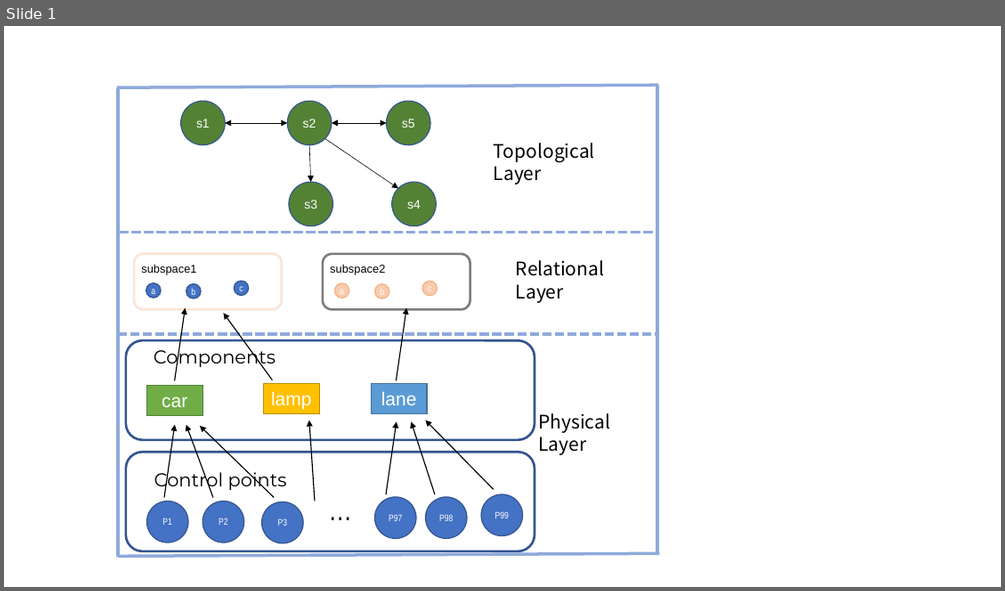
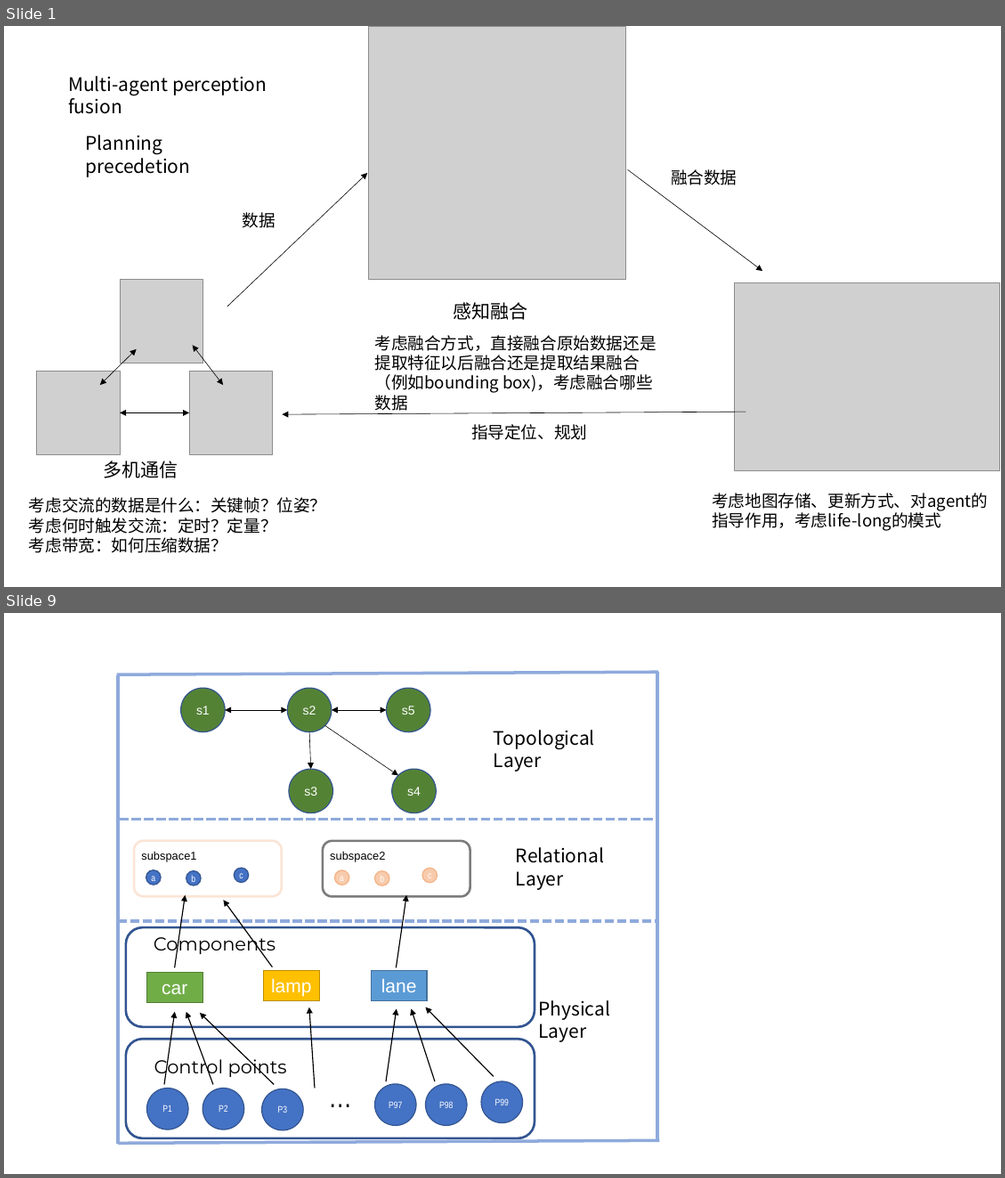
Before and after one commit to Kyrie11/hierarchicalMap, a slide deck: images.pptx. Shown one above the other, each under a label of ours: slide 1 before the commit, slides 1 and 9 after it; the slides between them are not shown. The pictures are 1005x591 and 1005x1178 pixels, drawn with LibreOffice and Linux fonts; fonts in the diff are those of the drawing; grey boxes stand for pictures. Boxes give left, top, right and bottom in pixels: in the first picture for what was removed or moved away, otherwise in the second. Text is boxed around its words. In the diff, an @@ line names an element or a change of style, - is before the commit and + after.

```diff
--- a/images.pptx
+++ b/images.pptx
@@ slide 1 added at (x1=4, y1=26, x2=1001, y2=587), background #FFFFFF @@
@@ picture added at (x1=369, y1=26, x2=625, y2=280) @@
@@ text added at (x1=68, y1=76, x2=267, y2=114), 18 pt, text #000000 @@
+Multi-agent perception fusion
@@ text added at (x1=86, y1=135, x2=191, y2=177), 18 pt, text #000000 @@
+Planning
+precedetion
@@ arrow added from (227, 306) to (367, 173), #000000 0.5 pt @@
@@ arrow added from (628, 169) to (762, 272), #000000 0.5 pt @@
@@ text added at (x1=671, y1=169, x2=736, y2=185), 16 pt, text #000000 @@
+融合数据
@@ text added at (x1=243, y1=212, x2=275, y2=228), 16 pt, text #000000 @@
+数据
@@ picture added at (x1=120, y1=280, x2=203, y2=363) @@
@@ picture added at (x1=735, y1=283, x2=1000, y2=471) @@
@@ text added at (x1=453, y1=302, x2=527, y2=320), 18 pt, text #000000 @@
+感知融合
@@ double arrow added from (193, 346) to (223, 385), #000000 0.5 pt @@
@@ text added at (x1=374, y1=335, x2=655, y2=414), 16 pt, text #000000 @@
+考虑融合方式，直接融合原始数据还是提取特征以后融合还是提取结果融合（例如bounding box)，考虑融合哪些数据
@@ picture added at (x1=36, y1=370, x2=120, y2=454) @@
@@ double arrow added from (137, 349) to (100, 385), #000000 0.5 pt @@
@@ picture added at (x1=189, y1=370, x2=273, y2=454) @@
@@ double arrow added from (189, 412) to (120, 412), #000000 0.5 pt @@
@@ arrow added from (745, 412) to (283, 414), #000000 0.5 pt @@
@@ text added at (x1=471, y1=424, x2=587, y2=440), 16 pt, text #000000 @@
+指导定位、规划
@@ text added at (x1=104, y1=460, x2=178, y2=478), 18 pt, text #000000 @@
+多机通信
@@ text added at (x1=29, y1=497, x2=327, y2=553), 16 pt, text #000000 @@
+考虑交流的数据是什么：关键帧？位姿？
+考虑何时触发交流：定时？定量？
+考虑带宽：如何压缩数据？
@@ text added at (x1=712, y1=492, x2=987, y2=531), 16 pt, text #000000 @@
+考虑地图存储、更新方式、对agent的指导作用，考虑life-long的模式
@@ what was slide 1 is now slide 9 @@
```
Also in this commit, not shown: 1 slide changed, 16 other slides added, 2 other files.
